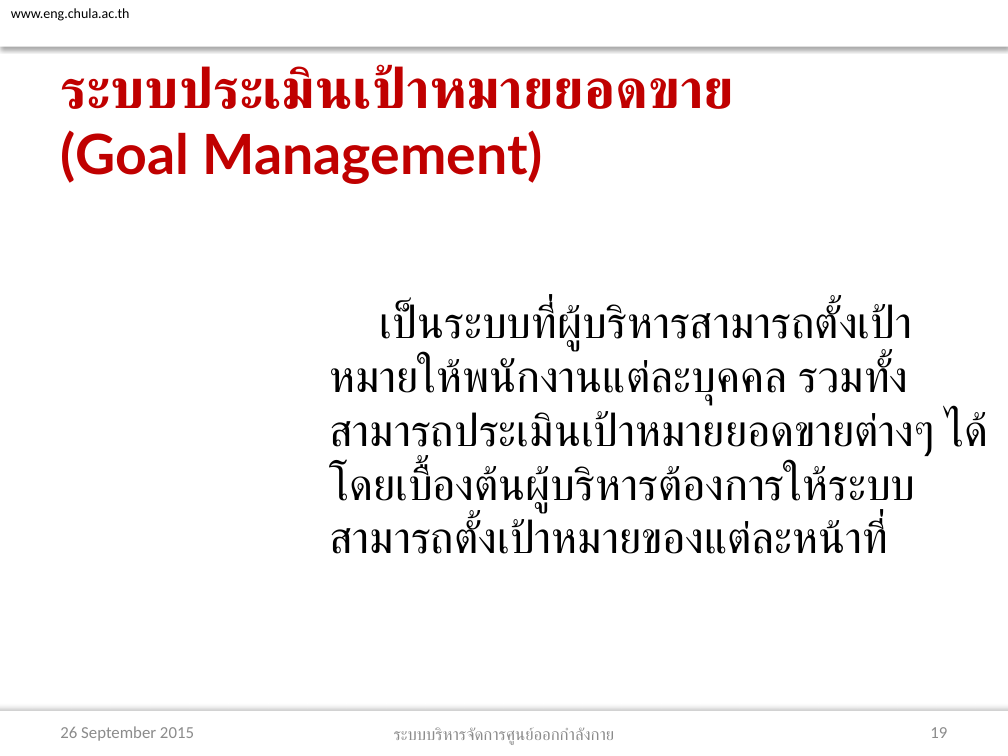
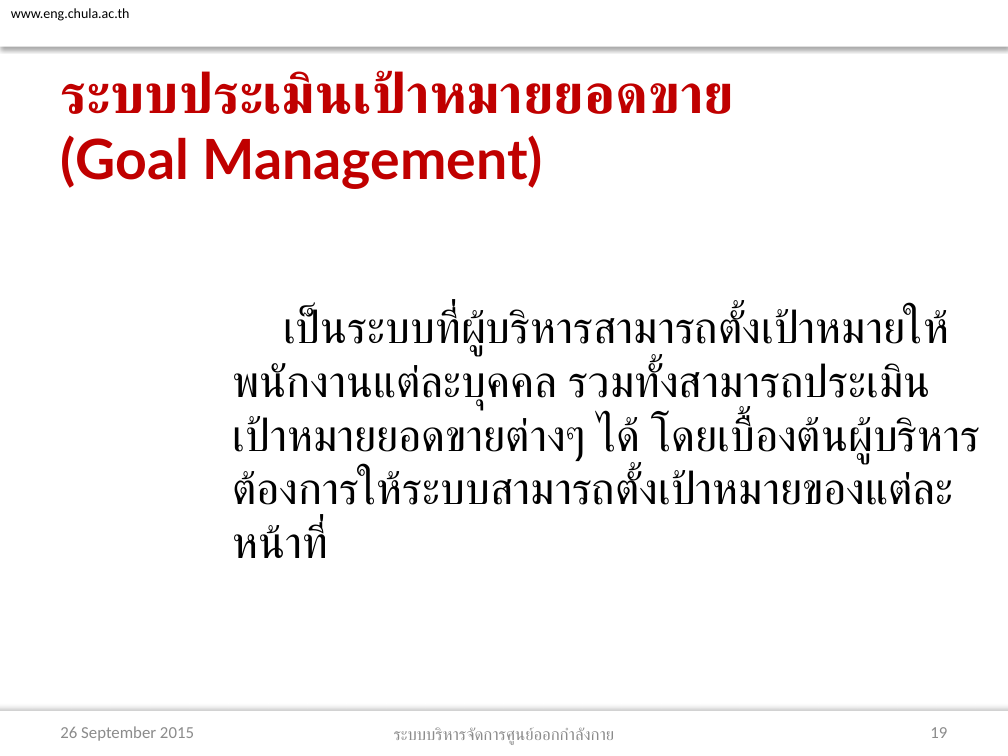
Before and after one commit to atadeesom/BubbleBeeDoc, a slide deck: slide 19 of Proposal/Final/Group 6_Presentation Triple B Fitness Center.pptx. Drawn at 1008x756 pixels with LibreOffice and Linux fonts; fonts in the diff are those of the drawing; background and template pictures are left out. Boxes give left, top, right and bottom in pixels: in the first picture for what was removed or moved away, otherwise in the second. Text is boxed around its words. In the diff, an @@ line names an element or a change of style, - is before the commit and + after.

```diff
--- a/Proposal/Final/Group 6_Presentation Triple B Fitness Center.pptx
+++ b/Proposal/Final/Group 6_Presentation Triple B Fitness Center.pptx
@@ title "ระบบประเมินเป้าหมายยอดขาย (Goal Management)": place and size @@
-title "ระบบประเมินเป้าหมายยอดขาย (Goal Management)" at box(60, 64, 735, 184)
+title "ระบบประเมินเป้าหมายยอดขาย (Goal Management)" at box(60, 70, 735, 189)
@@ text "เป็นระบบที่ผู้บริหารสามารถตั้งเป้าหมายให้พนักงานแต่ละบุคคล ร ..." rewrapped from box(329, 303, 989, 554) to box(233, 308, 981, 558) @@
```
Also in this commit, not shown: 11 other slides changed, 1 other file.
